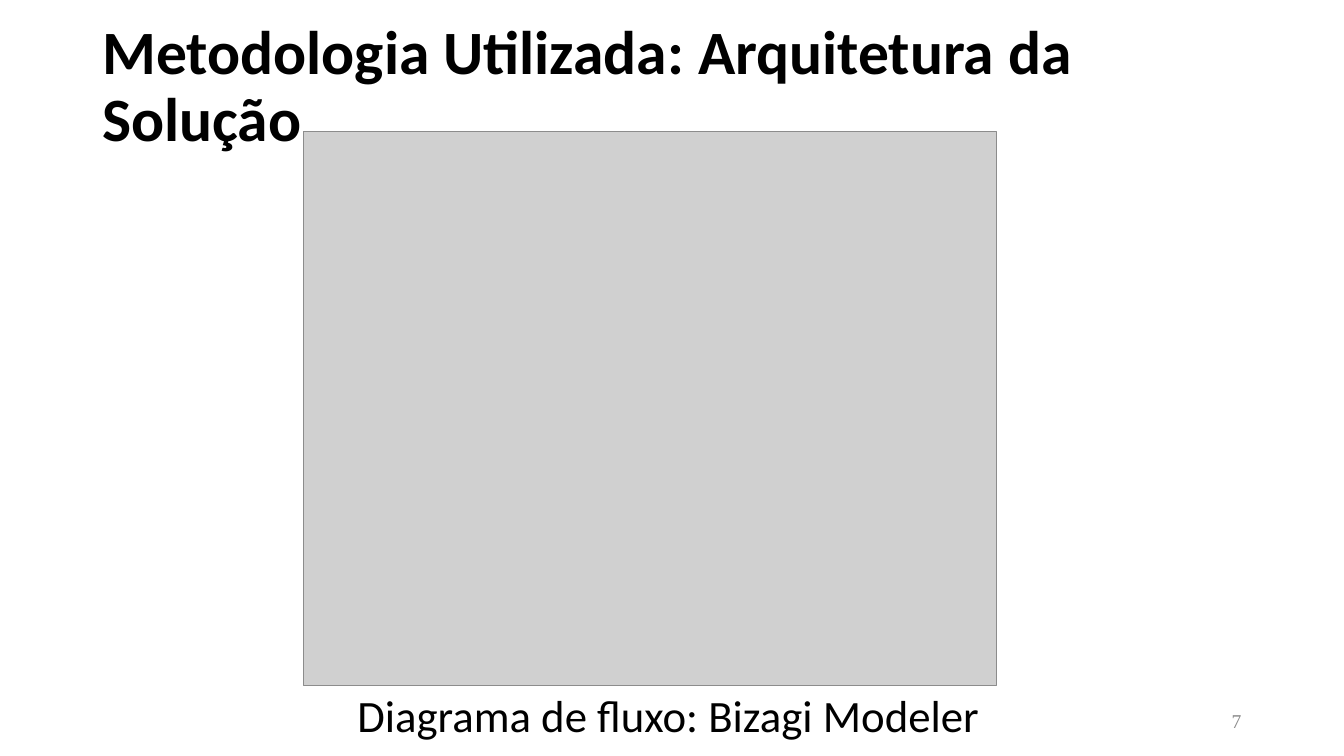
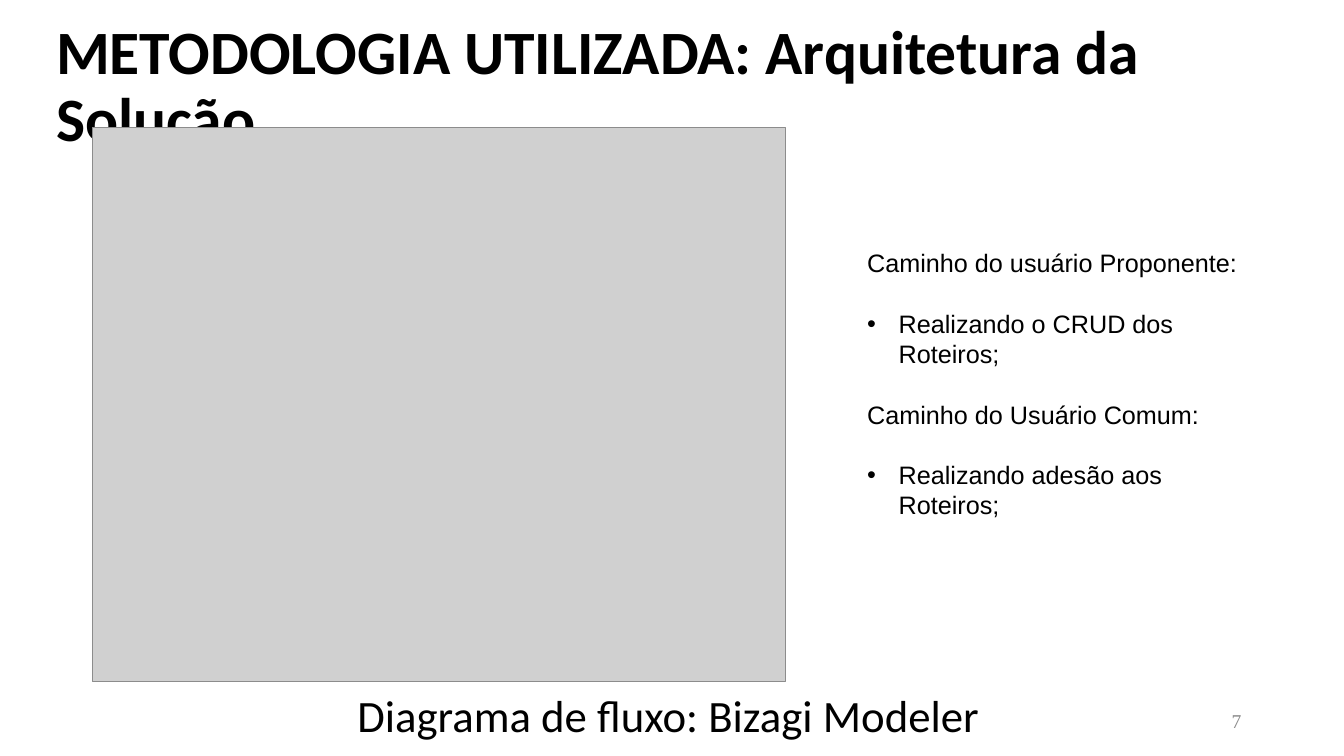
Before and after one commit to ICEI-PUC-Minas-PMV-ADS/pmv-ads-2023-1-e2-proj-int-t3-projeto-pedal-1, a slide deck: slide 7 of presentation/Apresentação_ProjetoPedal.pptx. Drawn at 1344x756 pixels with LibreOffice and Linux fonts; fonts in the diff are those of the drawing; grey boxes stand for pictures. Boxes give left, top, right and bottom in pixels: in the first picture for what was removed or moved away, otherwise in the second. Text is boxed around its words. In the diff, an @@ line names an element or a change of style, - is before the commit and + after.

```diff
--- a/presentation/Apresentação_ProjetoPedal.pptx
+++ b/presentation/Apresentação_ProjetoPedal.pptx
@@ text at box(56, 30, 1139, 156): text changed @@
-Metodologia Utilizada: Arquitetura da Solução
+METODOLOGIA UTILIZADA: Arquitetura da Solução
@@ picture: place and size @@
-picture at box(303, 131, 996, 686)
+picture at box(93, 127, 785, 682)
@@ text added at box(867, 253, 1237, 518), 18 pt, text #000000 @@
+Caminho do usuário Proponente:
+• Realizando o CRUD dos Roteiros;
+Caminho do Usuário Comum:
+• Realizando adesão aos Roteiros;
```
Also in this commit, not shown: 9 other slides changed, 5 slides added, 2 slides removed.
